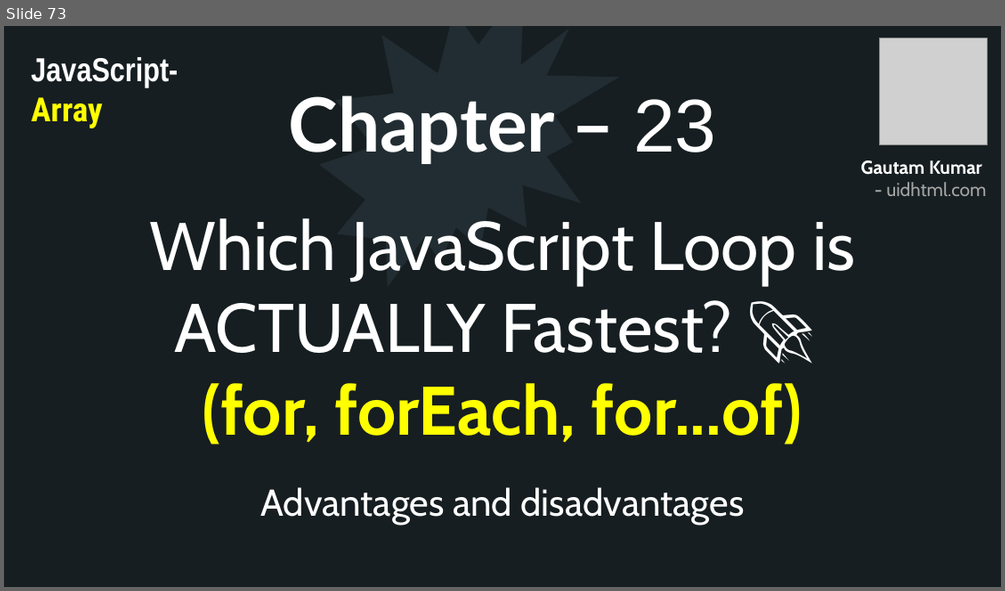
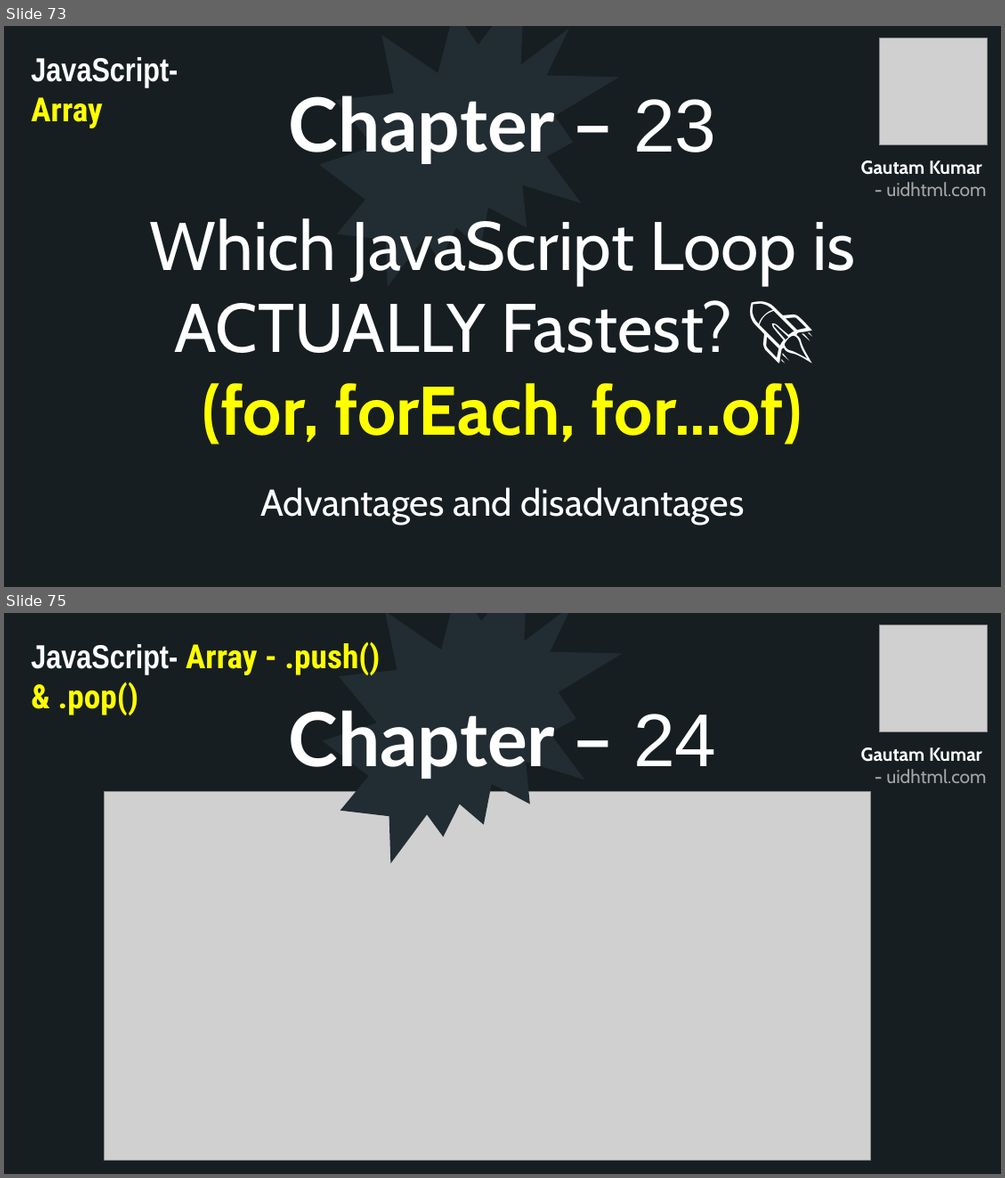
Before and after one commit to uidhtml/javascript-tutorials, a slide deck: Javascript Tutorials.pptx. Shown one above the other, each under a label of ours: slide 73 before the commit, slides 73 and 75 after it; the slides between them are not shown. The pictures are 1005x591 and 1005x1178 pixels, drawn with LibreOffice and Linux fonts; fonts in the diff are those of the drawing; grey boxes stand for pictures. Boxes give left, top, right and bottom in pixels: in the first picture for what was removed or moved away, otherwise in the second. Text is boxed around its words. In the diff, an @@ line names an element or a change of style, - is before the commit and + after.

Commit message:
Added chapter 26

```diff
--- a/Javascript Tutorials.pptx
+++ b/Javascript Tutorials.pptx
@@ slide 75 added at box(4, 613, 1001, 1174), background #2C3C43; not listed: 10 template elements that a slide beside it also shows @@
@@ rectangle added at box(4, 613, 1001, 1174), fill #161E22 @@
@@ irregular seal added at box(323, 613, 623, 863), fill #212D32 @@
@@ picture added at box(880, 625, 987, 732) @@
@@ text added at box(31, 641, 380, 715), 32 pt, text #FFFF00, bold @@
+JavaScript- Array - .push() & .pop()
@@ title added at box(288, 710, 716, 779), 72 pt, text #FFFFFF, bold @@
+Chapter – 24
@@ text added at box(861, 747, 986, 783), 18 pt, text #A6A6A6, bold @@
+Gautam Kumar
+- uidhtml.com
@@ picture added at box(104, 792, 870, 1160) @@
```
Also in this commit, not shown: 6 slides changed, 6 other slides added, 21 other files.
